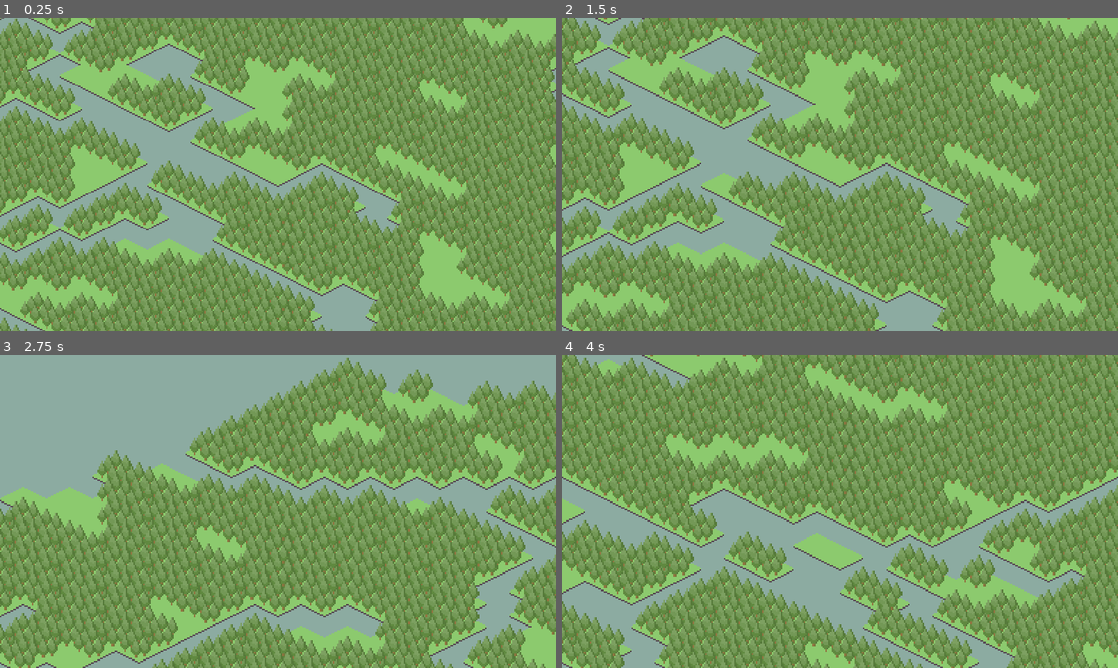
Above: before the commit, frames 1-4 (two rows, left to right).
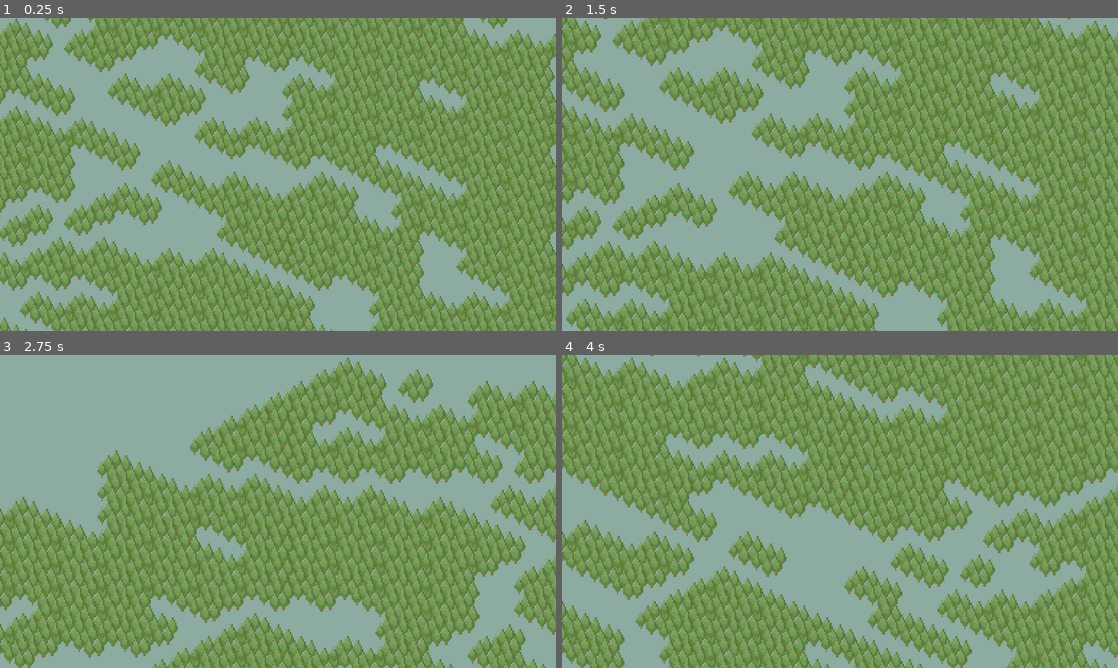
Above: after the commit, the same moments.

Repository: ManechLepage/BHX8.0
Game: Godot game, scene res://Scenes/testing1.tscn
The game is run twice, just before and just after one commit, with the same random seed, the same clock (stepped at 60 frames per second) and the same inputs.
Inputs (mouse positions are in pixels of both pictures, inside the frame that each line leads up to):
- Up to frame 1 (0.25 s): no input
- Up to frame 2 (1.5 s): move the mouse to (962, 158) at 0.52 s; click (962, 158) at 0.6 s; tap Enter at 1.25 s; move the mouse to (728, 190) at 1.27 s; tap Keypad 1 (Test1) at 1.35 s; click (728, 190) at 1.42 s
- Up to frame 3 (2.75 s): tap R (Reset) at 2 s; move the mouse to (333, 442) at 2.02 s; click (333, 442) at 2.1 s
- Up to frame 4 (4 s): tap R (Reset) at 2.75, 3.5 s; move the mouse to (812, 574) at 2.77 s; tap Keypad 1 (Test1) at 2.85 s; click (812, 574) at 2.92 s; move the mouse to (1006, 558) at 3.52 s; click (1006, 558) at 3.6 s

The runs differ from the first frame. In frame 1, 18% of the frame differs, in the area x 0-100%, y 0-100%; in frame 2, 18%; in frame 3, 13%; in frame 4, 15%.

Commit message:
JIZZ PARTOUT

Diff:
--- a/bhx/Scripts/tilemap.gd
+++ b/bhx/Scripts/tilemap.gd
@@ -70,7 +70,7 @@
 	for x in range(256):
 		for y in range(256):
 			if not ground.get_cell_tile_data(Vector2i(x, y) + offset):
-				ground.set_cell(Vector2i(x, y) + offset, 0, Vector2i(0, 2))
+				ground.set_cell(Vector2i(x, y) + offset - Vector2i(128, 128), 0, Vector2i(0, 2))
 
 func get_tile_type(position: Vector2i) -> Gamemanager.TileType:
 	var used_position: Vector2 = Vector2(position.x, position.y / 2)
